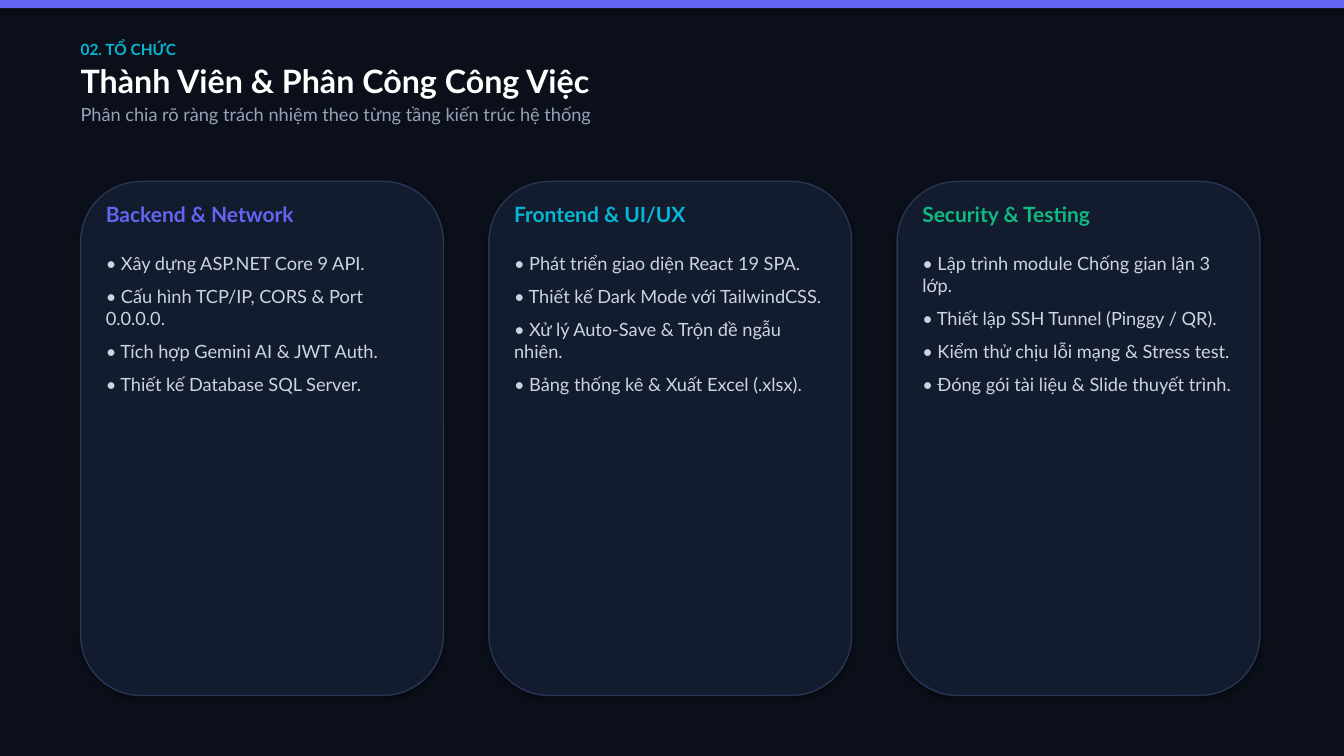
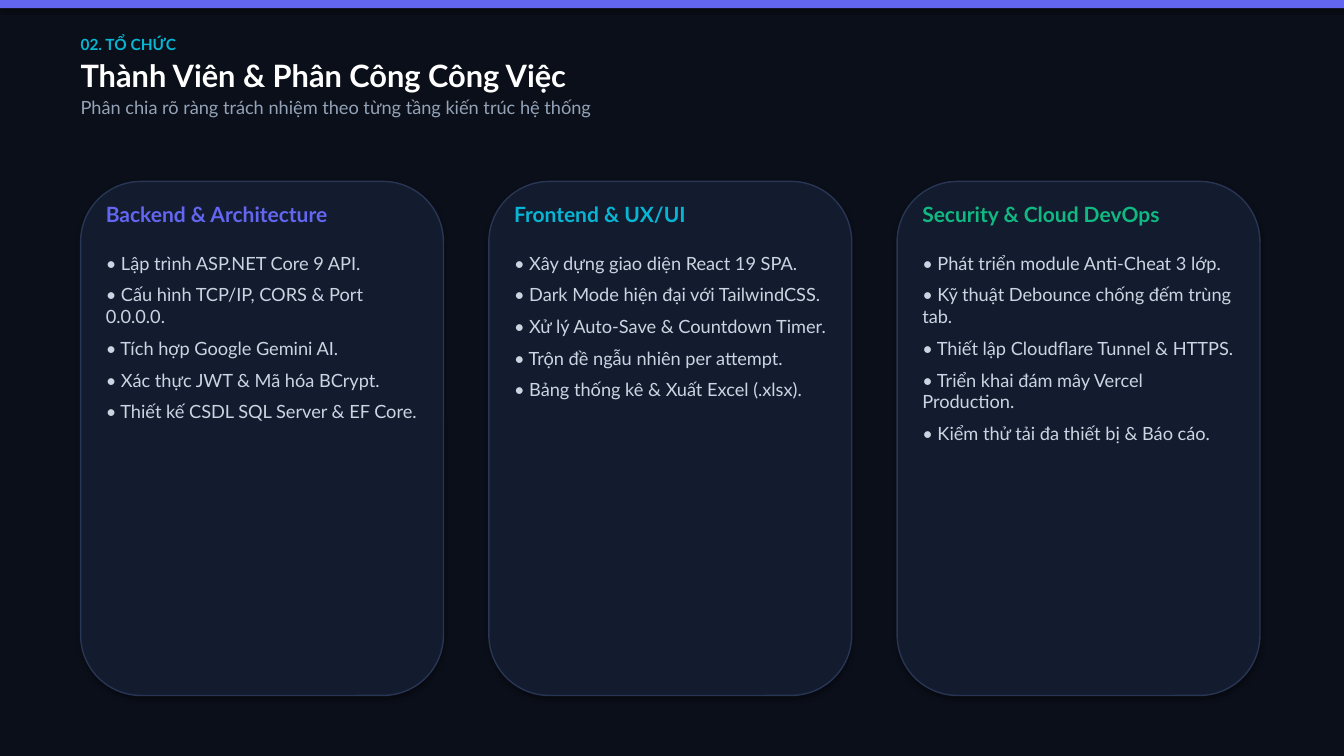
Before and after one commit to hieuqt05/quiz-ai-system, a slide deck: slide 3 of slide_thuyet_trinh_QuizAI_final.pptx. Drawn at 1344x756 pixels with LibreOffice and Linux fonts; fonts in the diff are those of the drawing. Boxes give left, top, right and bottom in pixels: in the first picture for what was removed or moved away, otherwise in the second. Text is boxed around its words. In the diff, an @@ line names an element or a change of style, - is before the commit and + after.

```diff
--- a/slide_thuyet_trinh_QuizAI_final.pptx
+++ b/slide_thuyet_trinh_QuizAI_final.pptx
@@ text at bbox=[81, 64, 566, 93]: size 23 to 22 pt in "Thành Viên & Phân Công Công Việc" @@
@@ text at bbox=[106, 206, 327, 222]: text changed @@
-Backend & Network
+Backend & Architecture
@@ text at bbox=[514, 206, 685, 223]: text changed @@
-Frontend & UI/UX
+Frontend & UX/UI
@@ text at bbox=[922, 206, 1160, 226]: text changed @@
-Security & Testing
+Security & Cloud DevOps
@@ text at bbox=[121, 256, 361, 273]: text changed @@
-• Xây dựng ASP.NET Core 9 API.
+• Lập trình ASP.NET Core 9 API.
@@ text at bbox=[529, 256, 826, 369]: text changed @@
-• Phát triển giao diện React 19 SPA.
-• Thiết kế Dark Mode với TailwindCSS.
-• Xử lý Auto-Save & Trộn đề ngẫu nhiên.
+• Xây dựng giao diện React 19 SPA.
+• Dark Mode hiện đại với TailwindCSS.
+• Xử lý Auto-Save & Countdown Timer.
+• Trộn đề ngẫu nhiên per attempt.
@@ text at bbox=[922, 255, 1233, 443]: text changed @@
-• Lập trình module Chống gian lận 3 lớp.
-• Thiết lập SSH Tunnel (Pinggy / QR).
-• Kiểm thử chịu lỗi mạng & Stress test.
-• Đóng gói tài liệu & Slide thuyết trình.
+• Phát triển module Anti-Cheat 3 lớp.
+• Kỹ thuật Debounce chống đếm trùng tab.
+• Thiết lập Cloudflare Tunnel & HTTPS.
+• Triển khai đám mây Vercel Production.
+• Kiểm thử tải đa thiết bị & Báo cáo.
@@ text at bbox=[106, 286, 363, 323]: less space between paragraphs @@
@@ text at bbox=[120, 341, 416, 421]: text changed @@
-• Tích hợp Gemini AI & JWT Auth.
-• Thiết kế Database SQL Server.
+• Tích hợp Google Gemini AI.
+• Xác thực JWT & Mã hóa BCrypt.
+• Thiết kế CSDL SQL Server & EF Core.
@@ text at bbox=[529, 381, 802, 400]: less space between paragraphs @@
```
Also in this commit, not shown: 14 other slides changed, 2 slides added, 1 slide removed, 2 other files.
